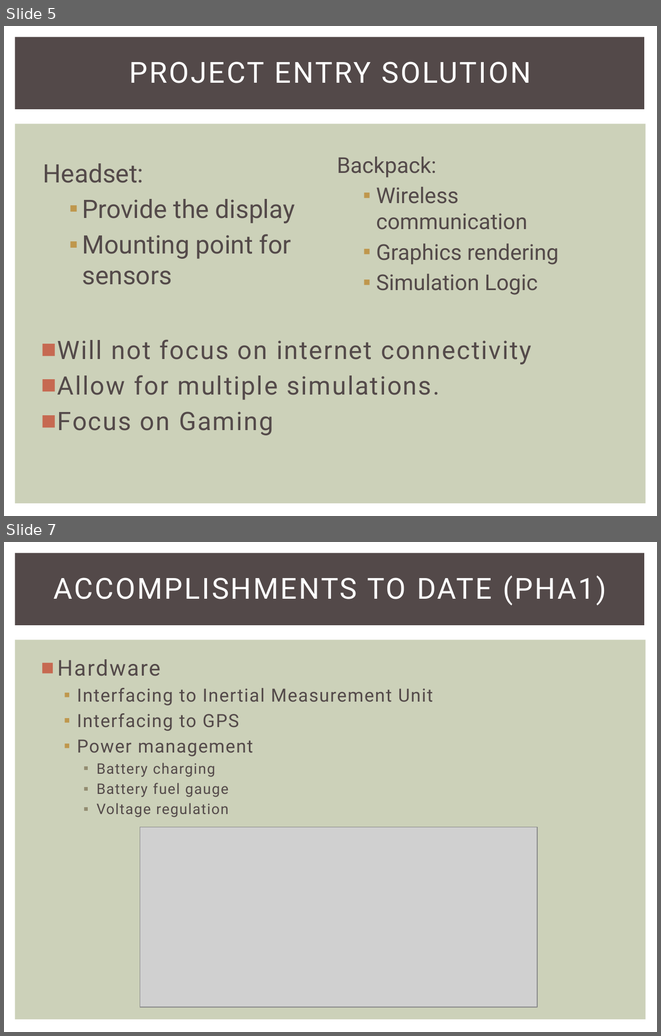
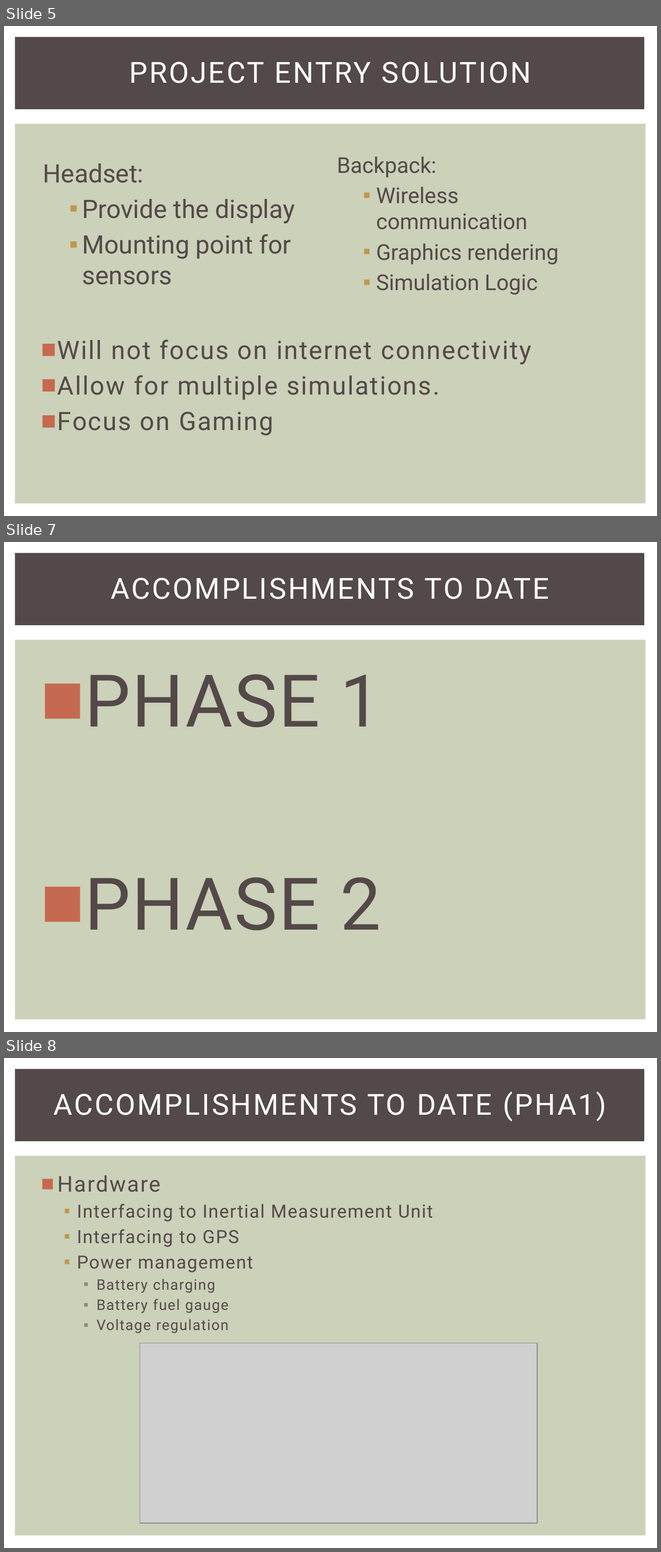
Before and after one commit to snowpuppy/augreality, a slide deck: doc/AugRealityMidReview.pptx. Shown one above the other, each under a label of ours: slides 5 and 7 before the commit, slides 5, 7 and 8 after it; the slides between them are not shown. The pictures are 661x1036 and 661x1552 pixels, drawn with LibreOffice and Linux fonts; fonts in the diff are those of the drawing; grey boxes stand for pictures. Boxes give left, top, right and bottom in pixels: in the first picture for what was removed or moved away, otherwise in the second. Text is boxed around its words. In the diff, an @@ line names an element or a change of style, - is before the commit and + after.

```diff
--- a/doc/AugRealityMidReview.pptx
+++ b/doc/AugRealityMidReview.pptx
@@ slide 7 added at bbox=[4, 542, 657, 1032], background #FFFFFF; not listed: 2 template elements that a slide beside it also shows @@
@@ title added at bbox=[111, 578, 549, 599], 32 pt, text #FFFFFF @@
+ACCOMPLISHMENTS TO DATE
@@ text added at bbox=[85, 674, 381, 930], 80 pt, text #534949 @@
+■ PHASE 1
+■ PHASE 2
@@ what was slide 7 is now slide 8 @@
```
Also in this commit, not shown: 3 slides changed, 3 other slides added, 1 slide removed.
